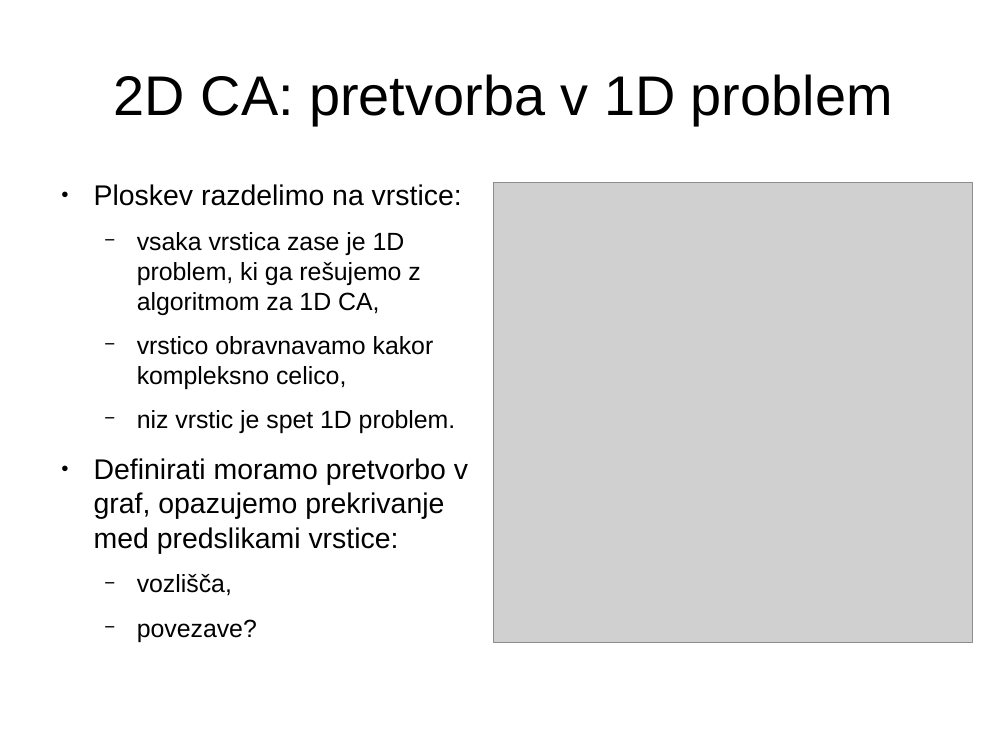
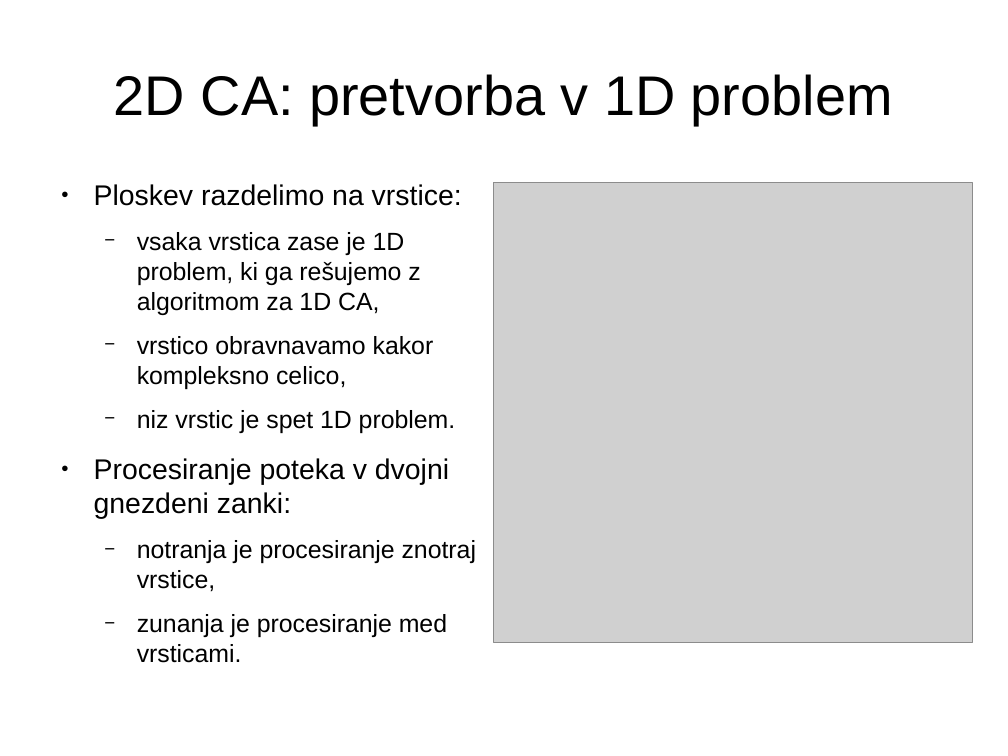
Before and after one commit to jeras/fri-latex-templates, a slide deck: slide 16 of predstavitev/predstavitev.odp. Drawn at 1008x756 pixels with LibreOffice and Linux fonts; fonts in the diff are those of the drawing; grey boxes stand for pictures. Boxes give left, top, right and bottom in pixels: in the first picture for what was removed or moved away, otherwise in the second. Text is boxed around its words. In the diff, an @@ line names an element or a change of style, - is before the commit and + after.

```diff
--- a/predstavitev/predstavitev.odp
+++ b/predstavitev/predstavitev.odp
@@ text at box(94, 458, 476, 663): text changed; size 22.4 to 19.6 pt @@
-● Definirati moramo pretvorbo v graf, opazujemo prekrivanje med predslikami vrstice:
-  − vozlišča,
-  − povezave?
+● Procesiranje poteka v dvojni gnezdeni zanki:
+  − notranja je procesiranje znotraj vrstice,
+  − zunanja je procesiranje med vrsticami.
```
Also in this commit, not shown: 18 other slides changed, 7 other files.
